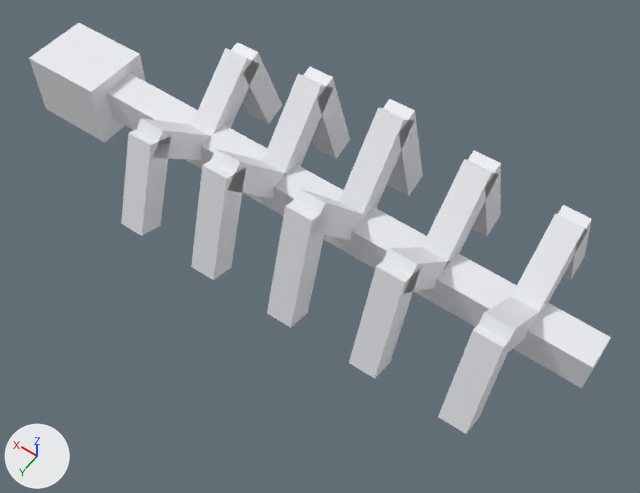
Renders of the FBX model StudAssets/Export/Desert/RibBones.fbx from each side of a commit.
The view is the same before and after, from a 50 mm camera at (-6.88, 10.02, 15.15) aimed at (-0.05, 0.46, 0.14). The axes (+X, +Y, +Z) are drawn at lower left. The lights are the same throughout. The first picture is the older version. Where no turn or scale is listed for an object, it has been applied to the vertices. Vertices at exactly the same position are counted once.

In view in the first picture: 'Bone'.
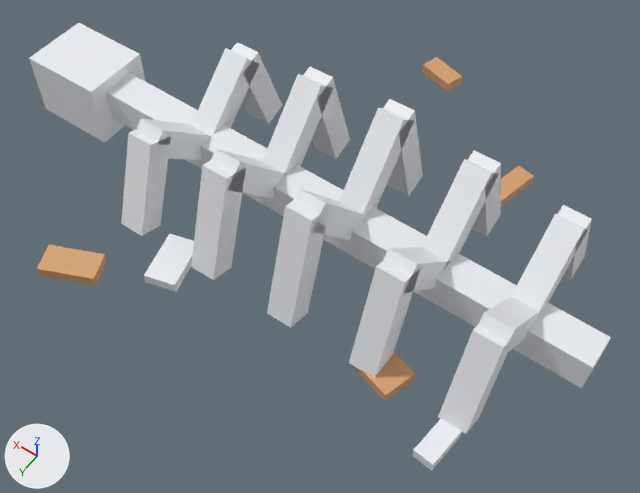
Where the change shows, as pixel boxes [x1, y1, x2, y2] in the pictures (640 x 493 px):
'Bone', reshaped (9% taller): before [29, 22, 611, 434]; after [29, 22, 611, 471]
'SandDark.002', added: after [37, 57, 534, 401]
part 1 of me_ribbones_bone, added: after [144, 234, 462, 471]

Edits to the bpy script that builds the scene:
```text
Add mat_sanddark:
    mat_sanddark = principled_material('SandDark')
    mat_sanddark.base_color = (0.672, 0.352, 0.156)  # beige #d6a06e
    mat_sanddark.roughness = 0.6
Change me_ribbones_bone:
    used by ob_bone; location = (0.0, 0.0, 0.0)
    remove me_ribbones_bone.from_pydata(...)  # 176 vertices, 132 faces; spans x -6.13..8.0, y -2.51..2.51, z 0.0..2.89
    add me_ribbones_bone.from_pydata(...)  # 192 vertices, 144 faces; spans x -6.13..8.0, y -2.51..3.39, z 0.0..2.89
    me_ribbones_bone part 1
    8 vertices are added at x -4.71..2.74, y 1.94..3.39, z 0.0
    8 new vertices lie (0.0, 0.0, 0.24) away from vertices in x -4.71..2.74, y 1.94..3.39, z 0.0
    12 new faces join them
Add me_ribbones_sanddark:
    me_ribbones_sanddark.from_pydata(...)  # 32 vertices, 24 faces; spans x -3.39..4.64, y -6.21..4.45, z 0.0..0.24
    me_ribbones_sanddark.materials.append(mat_sanddark)  # beige #d6a06e
Add ob_sanddark_002:
    ob_sanddark_002 = bpy.data.objects.new('SandDark.002', me_ribbones_sanddark)
    ob_sanddark_002.location = (0.0, 0.0, 0.0)
```
